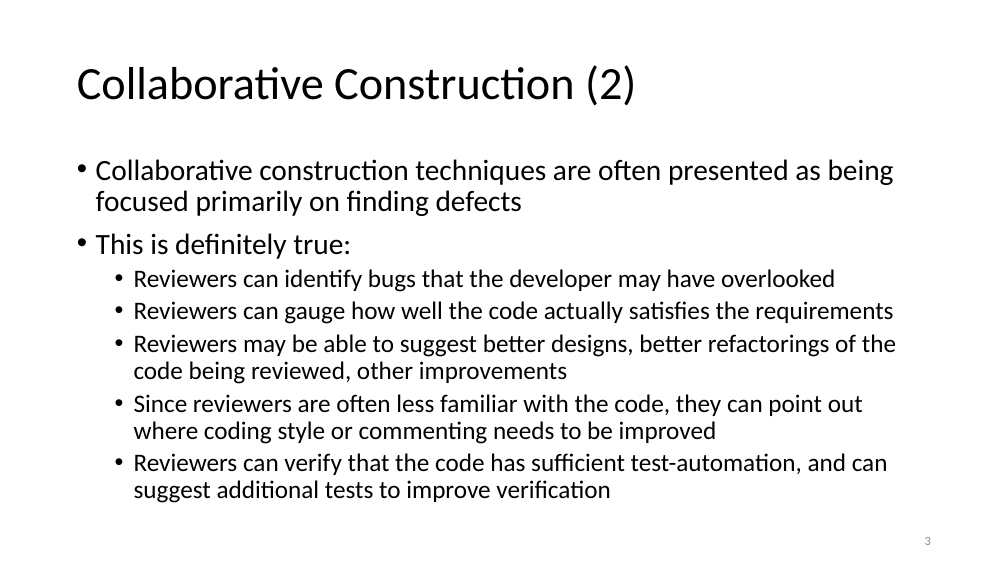
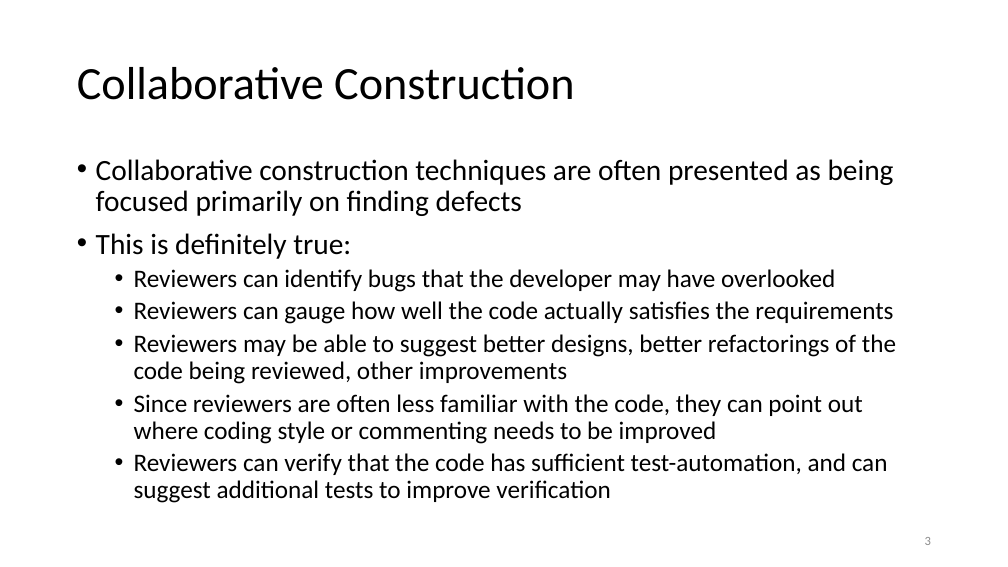
Before and after one commit to birajnp/Code-Review, a slide deck: slide 3 of presentations/CollaborativeConstruction.pptx. Drawn at 1008x567 pixels with LibreOffice and Linux fonts; fonts in the diff are those of the drawing. Boxes give left, top, right and bottom in pixels: in the first picture for what was removed or moved away, otherwise in the second. Text is boxed around its words. In the diff, an @@ line names an element or a change of style, - is before the commit and + after.

```diff
--- a/presentations/CollaborativeConstruction.pptx
+++ b/presentations/CollaborativeConstruction.pptx
@@ title at (77, 67, 574, 100): text changed @@
-Collaborative Construction (2)
+Collaborative Construction
```
Also in this commit, not shown: 8 other slides changed, 4 slides added, 1 slide removed.
